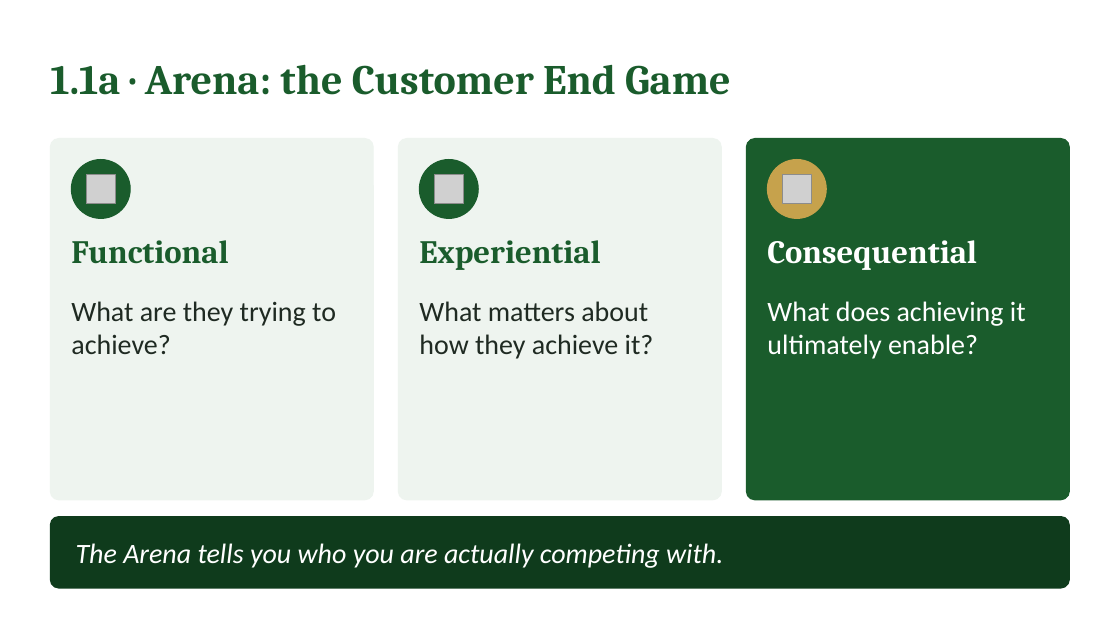
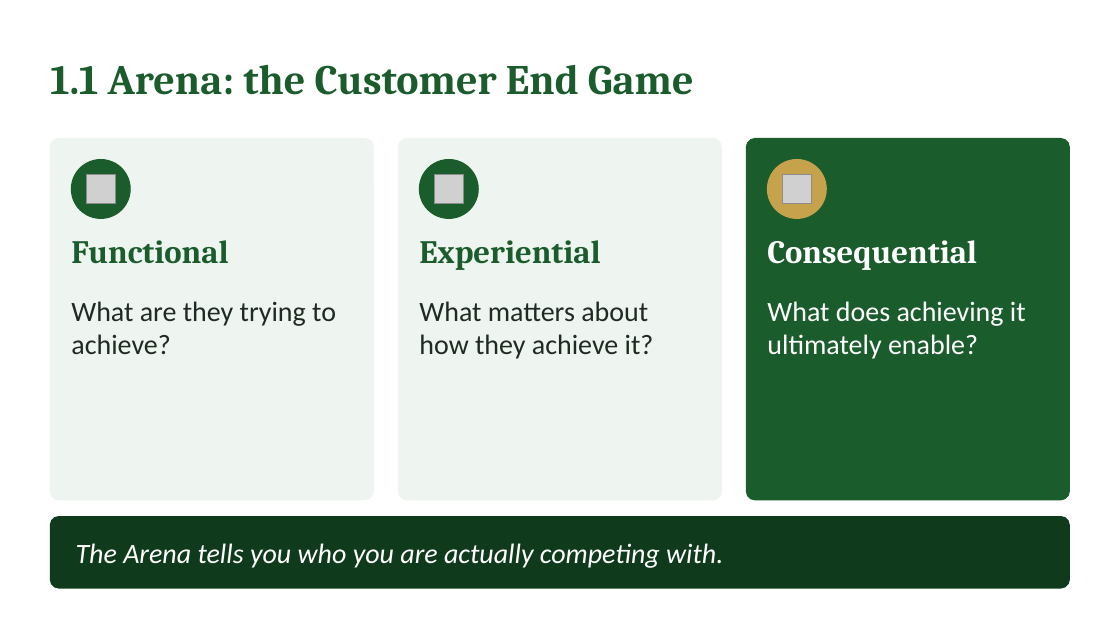
Before and after one commit to IBSL26/ibsl-platform, a slide deck: slide 7 of Unit decks/Unit 04 - Direction Integrity (ABCV-MBT).pptx. Drawn at 1120x630 pixels with LibreOffice and Linux fonts; fonts in the diff are those of the drawing; grey boxes stand for pictures. Boxes give left, top, right and bottom in pixels: in the first picture for what was removed or moved away, otherwise in the second. Text is boxed around its words. In the diff, an @@ line names an element or a change of style, - is before the commit and + after.

```diff
--- a/Unit decks/Unit 04 - Direction Integrity (ABCV-MBT).pptx
+++ b/Unit decks/Unit 04 - Direction Integrity (ABCV-MBT).pptx
@@ text at [50, 65, 694, 95]: text changed @@
-1.1a · Arena: the Customer End Game
+1.1 Arena: the Customer End Game
```
Also in this commit, not shown: 7 other slides changed, 9 slides removed, 5 other files.
